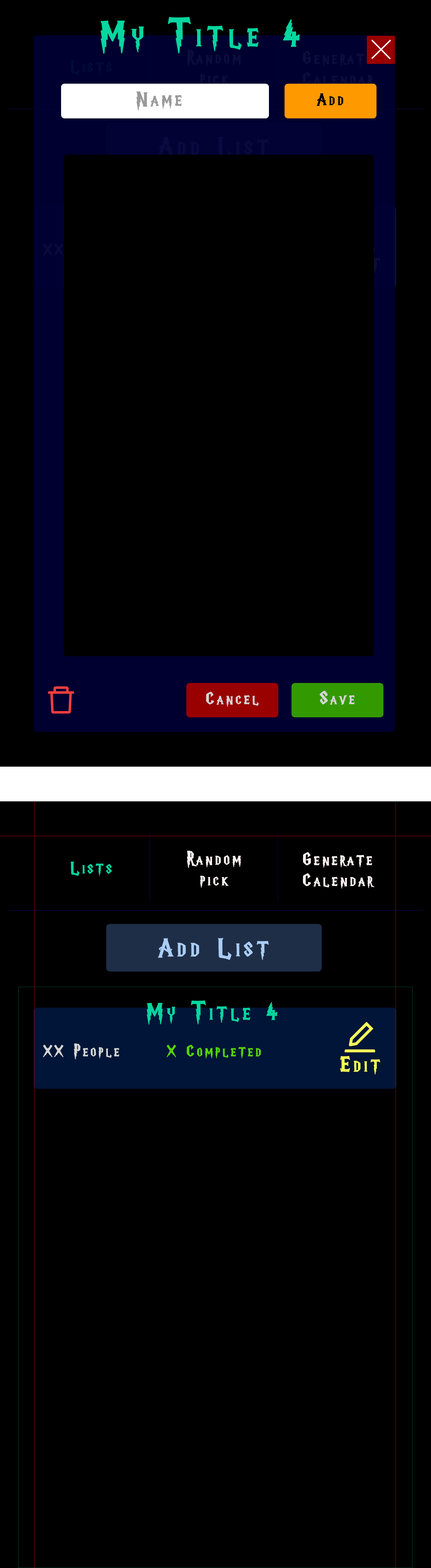
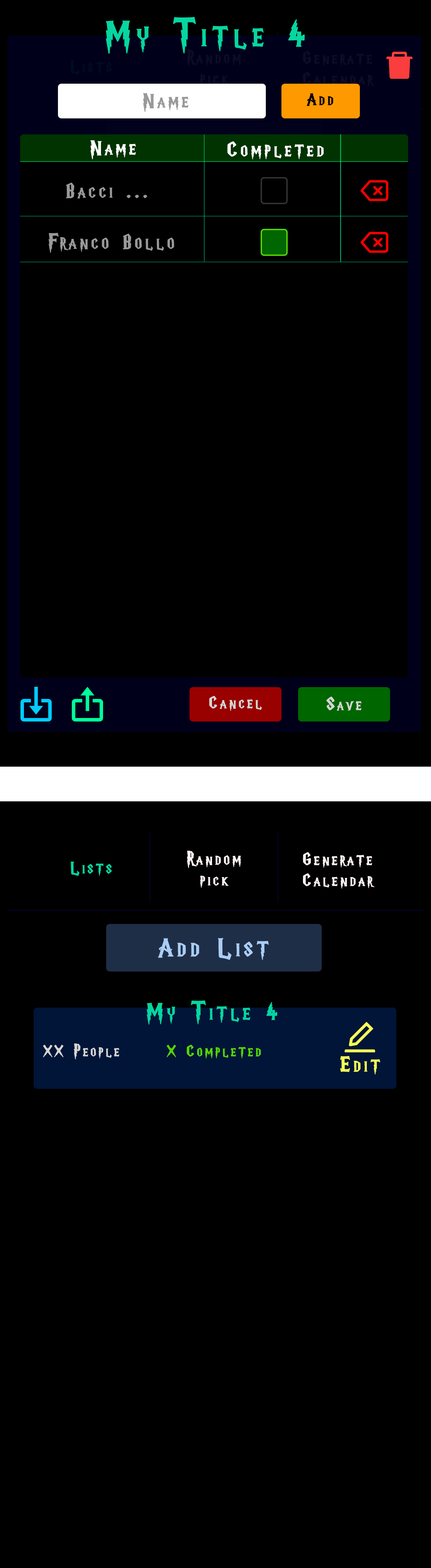
Layers edited between the first and the second w=431, h=1568 image:
"Details": blend pass through → normal over [7, 16, 422, 732]
added group "List" with 15 layers in group "Details" over [20, 134, 409, 263]
added layer "Line 6" in group "List" over [20, 134, 408, 262]
added group "Header" (1st of 2, in "Edit view" › "Details" › "List") with 3 layers in group "List" over [20, 134, 409, 163]
added layer "Rectangle 6" in group "Header" over [20, 134, 409, 163]
added group "Item" (1st of 2, in "Edit view" › "Details" › "List") with 4 layers in group "List" over [20, 177, 408, 217]
added group "Item" (2nd of 2, in "Edit view" › "Details" › "List") with 4 layers in group "List" over [20, 228, 408, 263]
moved "Rectangle 5" into group "Details", painted on it over [20, 134, 408, 678]
added group "Header" (2nd of 2, in "Edit view" › "Details") with 13 layers in group "Details" over [9, 35, 422, 119]
moved "Delete" (1st of 21, in "Edit view" › "Details" › "Header") into group "Header" over [9, 37, 413, 719]
hid "1" (4th of 34, in "Edit view" › "Details" › "Header" › "Delete"), painted on it over [9, 37, 75, 714]
moved "Add User" into group "Header" over [57, 83, 377, 119]
moved "Rectangle 4" into group "Add", painted on it over [57, 83, 270, 119]
painted on "Rectangle 3" (2nd of 3, in "Edit view" › "Details" › "Footer Actions" › "Save") over [291, 682, 391, 722]
painted on "Rectangle 3" (3rd of 3, in "Edit view" › "Details" › "Footer Actions" › "Cancel") over [186, 682, 282, 722]
painted on "My Title 4 copy" over [100, 16, 305, 54]
painted on "Rectangle 1" over [7, 35, 422, 732]
"Lists" (1st of 4, in "Edit view"): blend pass through → normal over [7, 31, 422, 732]
hid group "tmp_borderlines" (1st of 3, in "Lists") (3 layers) over [0, 801, 431, 1568]
hid "Container outline" (2nd of 2, in "Lists" › "list") over [18, 986, 413, 1568]
…and 23 more changes (14 added, 2 moved_by, 6 painted, 2 stack, 1 visibility)
